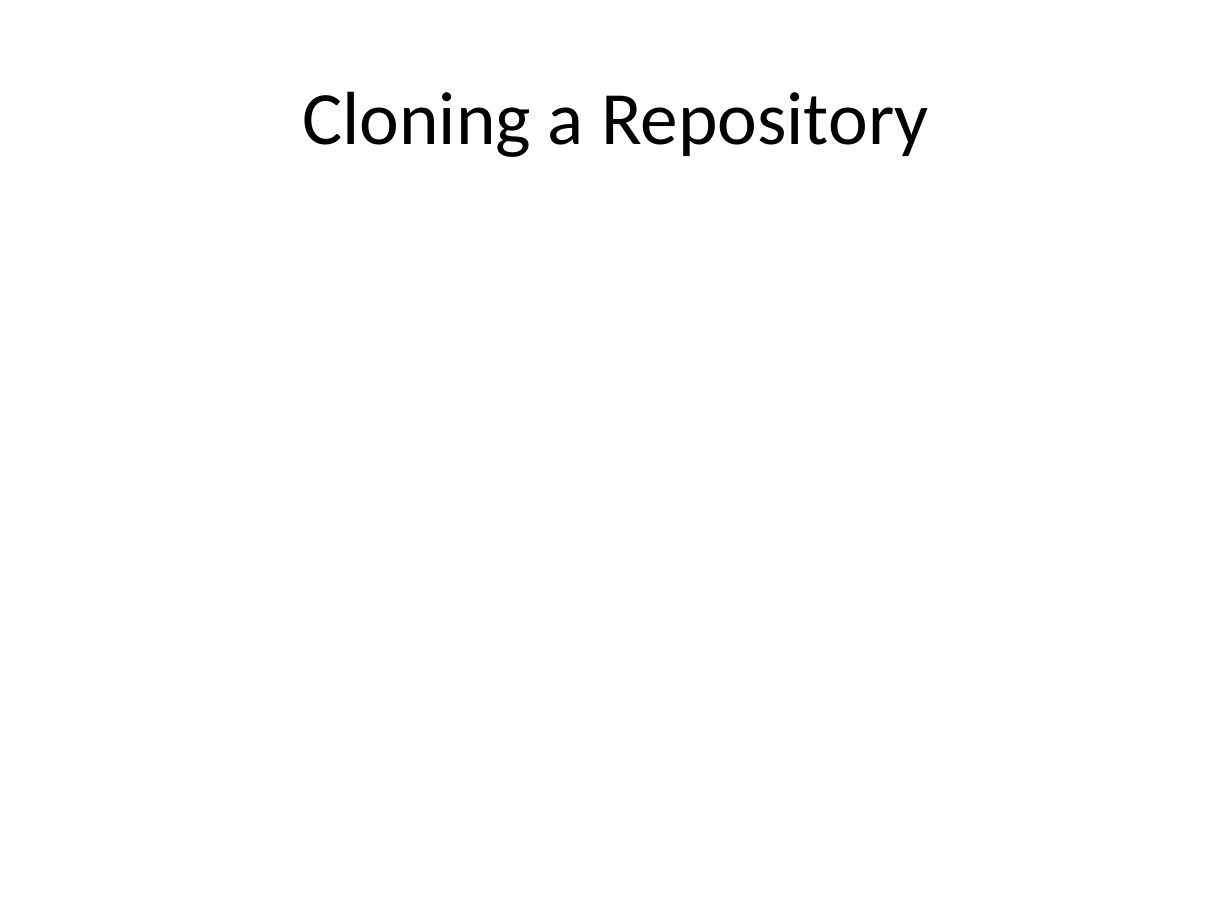
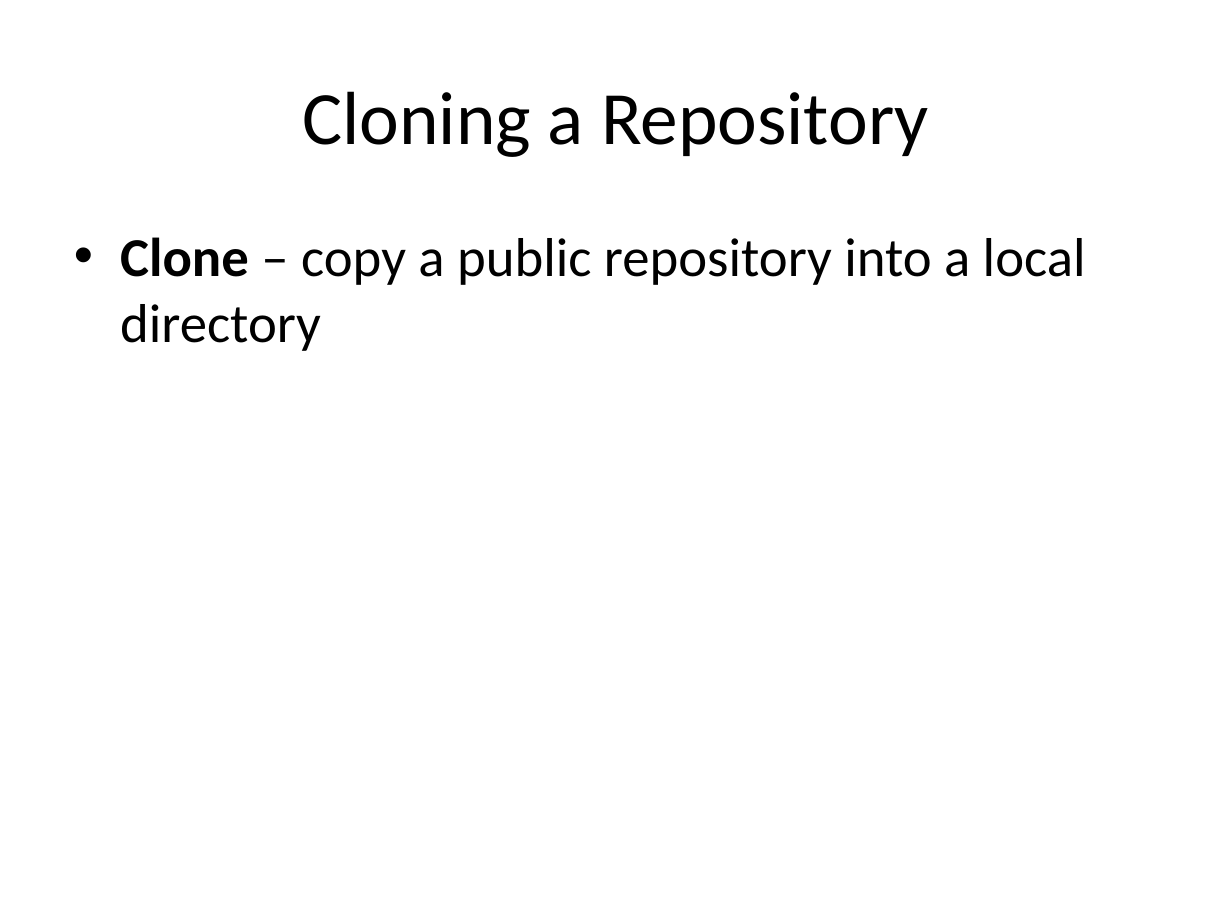
Before and after one commit to heejong/HostPC, a slide deck: slide 10 of Getting Started/Getting Started with Github.pptx. Drawn at 1232x924 pixels with LibreOffice and Linux fonts; fonts in the diff are those of the drawing. Boxes give left, top, right and bottom in pixels: in the first picture for what was removed or moved away, otherwise in the second. Text is boxed around its words. In the diff, an @@ line names an element or a change of style, - is before the commit and + after.

```diff
--- a/Getting Started/Getting Started with Github.pptx
+++ b/Getting Started/Getting Started with Github.pptx
@@ text added at (120,237,1086,351), 32 pt, text #000000 @@
+• Clone – copy a public repository into a local directory
```
Also in this commit, not shown: 3 other slides changed, 3 slides added, 4 slides removed, 4 other files.
